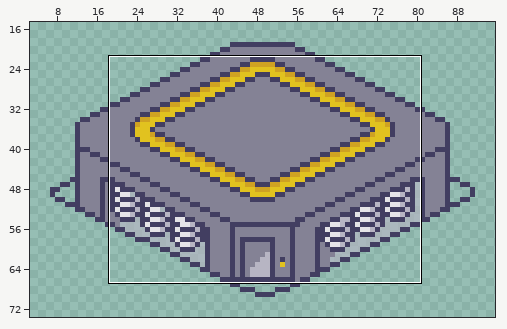
Two versions of one sprite sheet, Assets/Sprites/Tiles/BuildingsTileSprite/PumpingStation-ON.png. The picture above shows the old version from afar; the outline marks the close-up.
Close-up. First the earlier version:
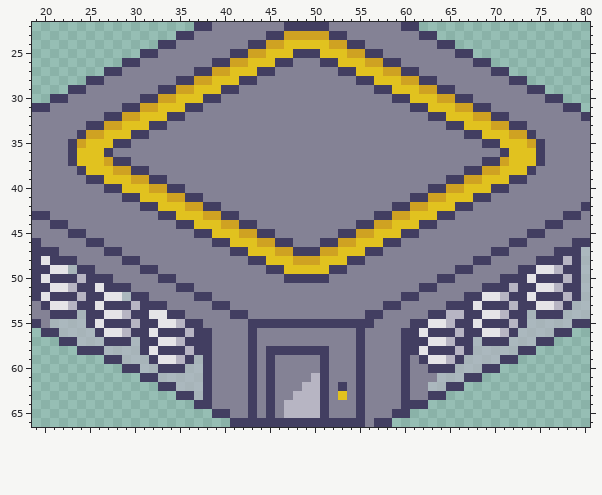
The file is 100x100 pixels. Colours within 5 levels of each other are drawn and written as one. Shown: x 19..80, y 22..66. The wide view leaves out empty margins.
Now the later version:
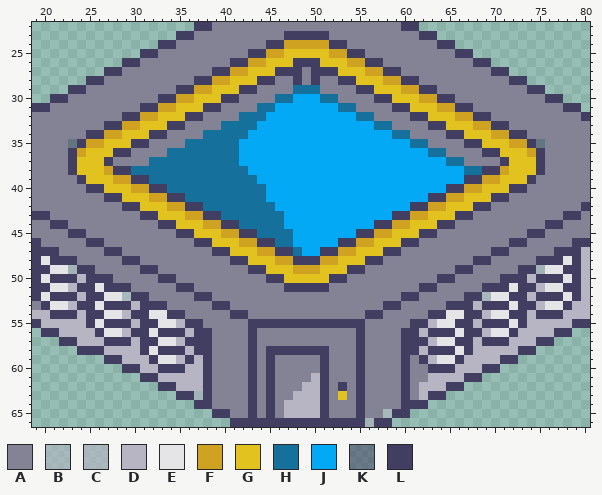
Palette (. is transparent): A #848295  B #b7b5c387  C #b7b5c3a3  D #b7b5c3  E #e5e4e7  F #cfa222  G #e1c21f  H #15719b  J #03a9f4  K #423e6187  L #423e61
The exact change:
Changed rows in their new state; - is an unchanged pixel.
first column x 19:
22 ----------------------------AAAAA-----------------------------
23 --------------------------AALLLLLAA---------------------------
24 ------------------------AALLFFFFFLLAA-------------------------
25 ----------------------AALLFF-GGG-FFLLAA-----------------------
26 --------------------AALLFF-GGLLLGG-FFLLAA---------------------
27 ------------------AALLFF-GGLLL-LLLGG-FFLLAA-------------------
28 ----------------AALLFF-GGLL--L-L--LLGG-FFLLAA-----------------
29 --------------AALLFF-GGLL----HHH----LLGG-FFLLAA---------------
30 ------------AALLFF-GGLL----HHJJJHH----LLGG-FFLLAA-------------
31 ----------AALLFF-GGLL----HHJJJJJJJHH----LLGG-FFLLAA-----------
32 --------AALLFF-GGLL----HHHJJJJJJJJJJHH----LLGG-FFLLAA---------
33 ------AALLFF-GGLL----HHHHJJJJJJJJJJJJJHH----LLGG-FFLLAA-------
34 -----ALLFF-GGLL----HHHHHJJJJJJJJJJJJJJJJHH----LLGG-FFLLA------
35 ----KLFF-GGLL----HHHHHHJJJJJJJJJJJJJJJJJJJHH----LLGG-FFLK-----
36 -----F--GLL----HHHHHHHHJJJJJJJJJJJJJJJJJJJJJHH----LLG--F------
37 --------LAA--HHHHHHHHHHJJJJJJJJJJJJJJJJJJJJJJJHH--AAL---------
38 ----LG--FLLHHHHHHHHHHHHHJJJJJJJJJJJJJJJJJJJJJJJJHHLLF--GL-----
39 -----LGG-FFLLHHHHHHHHHHHHJJJJJJJJJJJJJJJJJJJJJJJLLFF-GGL------
40 ------LLGG-FFLLHHHHHHHHHHHJJJJJJJJJJJJJJJJJJJJLLFF-GGLL-------
41 --------LLGG-FFLLHHHHHHHHHJJJJJJJJJJJJJJJJJJLLFF-GGLL---------
42 ----------LLGG-FFLLHHHHHHHHJJJJJJJJJJJJJJJLLFF-GGLL-----------
43 ------------LLGG-FFLLHHHHHHHJJJJJJJJJJJJLLFF-GGLL-------------
44 --------------LLGG-FFLLHHHHHJJJJJJJJJJLLFF-GGLL---------------
45 ----------------LLGG-FFLLHHHHJJJJJJJLLFF-GGLL-----------------
46 ------------------LLGG-FFLLHHJJJJJLLFF-GGLL-------------------
47 --------------------LLGG-FFLLHJJLLFF-GGLL--------------------D
48 ----------------------LLGG-FFLLLFF-GGLL--------------------E-D
49 ----B-------------------LLGG-FFF-GGLL-------------------B-E--D
50 --------------------------LLGGGGGLL--------------------D---E-D
51 ----------------------------LLLLL--------------------E--D-E--D
52 ----------B---------------------------------------B-E--D---E-D
53 -------------------------------------------------D---E--D-E-DD
54 DD---D----------------------------------------EE--D-E--D---DDD
55 -DDDDD-------------------------------A------D-E--D---E-DDDDD--
56 ---DDDD------------------------------------D---E--D-E-DDDD----
57 -----DDD---D--------------------------------D-E--D---DDD------
58 --------DDDD-------------------------------D---E-DDDDD--------
59 ----------DDD-----D-------------------------D-E-DDDD----------
60 ------------DD---DD----------------------------DDD------------
61 --------------DDDDD-------------------------DDDD--------------
62 ----------------DDD------------------------DDD----------------
63 ------------------B------------------------D------------------
65 ---------------------------------------B----------------------
66 -------------------------------------B------------------------
Pixel boxes of the changes (left, top, right, bottom) in both close-ups:
changed: (32, 22, 590, 427)
